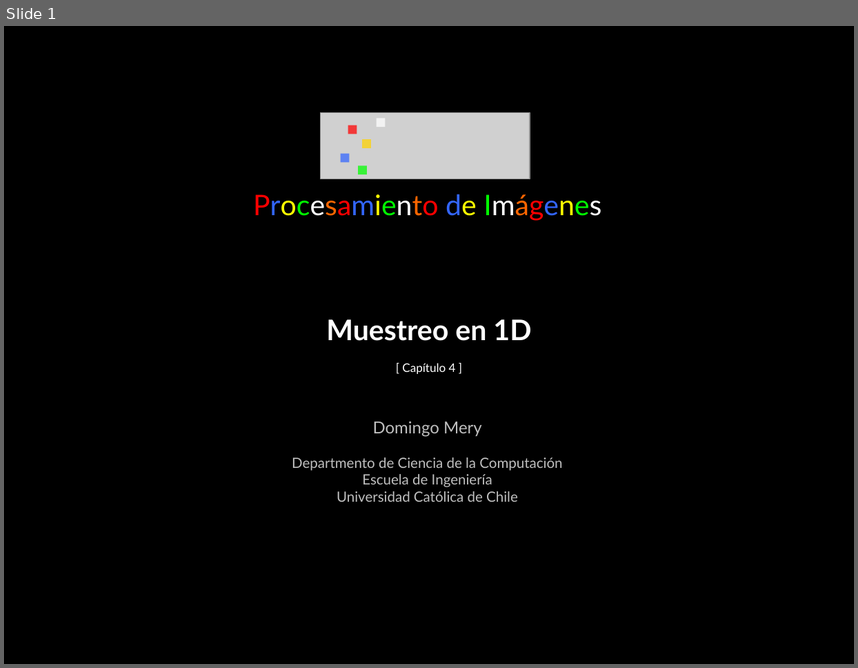
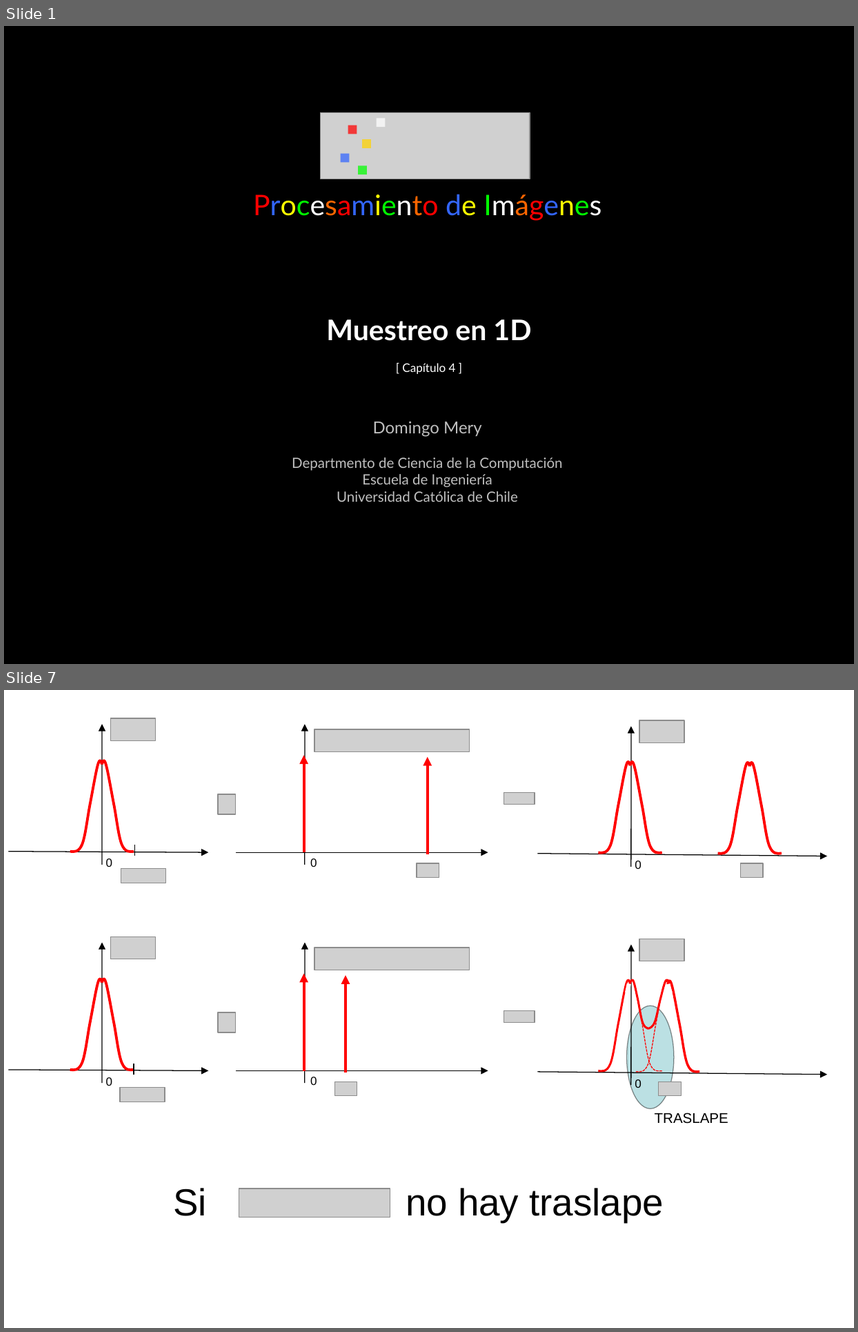
Before and after one commit to domingomery/imagenes, a slide deck: clases/Cap04_Sistemas_Lineales/presentations/IMG04_Muestreo1D_DFT.pptx. Shown one above the other, each under a label of ours: slide 1 before the commit, slides 1 and 7 after it; the slides between them are not shown. The pictures are 858x668 and 858x1332 pixels, drawn with LibreOffice and Linux fonts; fonts in the diff are those of the drawing; grey boxes stand for pictures; background and template pictures are left out. Boxes give left, top, right and bottom in pixels: in the first picture for what was removed or moved away, otherwise in the second. Text is boxed around its words. In the diff, an @@ line names an element or a change of style, - is before the commit and + after.

```diff
--- a/clases/Cap04_Sistemas_Lineales/presentations/IMG04_Muestreo1D_DFT.pptx
+++ b/clases/Cap04_Sistemas_Lineales/presentations/IMG04_Muestreo1D_DFT.pptx
@@ slide 7 added at [4, 690, 854, 1328], background #FFFFFF @@
@@ arrow added from (102, 865) to (102, 724), #000000 0.75 pt @@
@@ picture added at [110, 718, 155, 740] @@
@@ arrow added from (305, 865) to (305, 724), #000000 0.75 pt @@
@@ picture added at [314, 729, 469, 751] @@
@@ arrow added from (631, 867) to (631, 726), #000000 0.75 pt @@
@@ picture added at [640, 720, 685, 742] @@
@@ freeform shape added at [70, 757, 103, 851], outline #FF0000 2.25 pt @@
@@ freeform shape added at [102, 757, 134, 851], outline #FF0000 2.25 pt @@
@@ arrow added from (304, 852) to (304, 756), #FF0000 2.5 pt @@
@@ arrow added from (428, 854) to (428, 757), #FF0000 2.5 pt @@
@@ freeform shape added at [598, 759, 631, 854], outline #FF0000 2.25 pt @@
@@ freeform shape added at [631, 759, 663, 854], outline #FF0000 2.25 pt @@
@@ freeform shape added at [718, 760, 751, 854], outline #FF0000 2.25 pt @@
@@ freeform shape added at [749, 760, 782, 854], outline #FF0000 2.25 pt @@
@@ picture added at [504, 792, 535, 804] @@
@@ picture added at [218, 795, 236, 815] @@
@@ arrow added from (8, 851) to (209, 852), #000000 0.75 pt @@
@@ line added from (135, 845) to (135, 856), #000000 0.75 pt @@
@@ arrow added from (236, 852) to (488, 852), #000000 0.75 pt @@
@@ arrow added from (538, 854) to (827, 856), #000000 0.75 pt @@
@@ text added at [106, 858, 113, 867], 10 pt, text #000000 @@
+0
@@ picture added at [121, 869, 166, 883] @@
@@ text added at [310, 858, 317, 867], 10 pt, text #000000 @@
+0
@@ picture added at [417, 863, 439, 878] @@
@@ text added at [635, 860, 642, 869], 10 pt, text #000000 @@
+0
@@ picture added at [741, 863, 763, 878] @@
@@ group added at [538, 938, 827, 1096]: 6 freeform shapes, 2 arrows, 2 pictures, 2 rectangles, 1 text @@
+0
@@ ellipse added at [627, 1005, 674, 1108], fill #BBE0E3, outline #000000 0.75 pt @@
@@ group added at [8, 936, 535, 1101]: 6 arrows, 6 pictures, 2 freeform shapes, 2 texts, 1 line @@
+0
+0
@@ text added at [655, 1112, 728, 1123], 12 pt, text #000000 @@
+TRASLAPE
@@ text added at [173, 1187, 664, 1222], 32 pt, text #000000 @@
+Si no hay traslape
@@ picture added at [239, 1188, 391, 1216] @@
```
Also in this commit, not shown: 9 other slides added, 11 other files.
